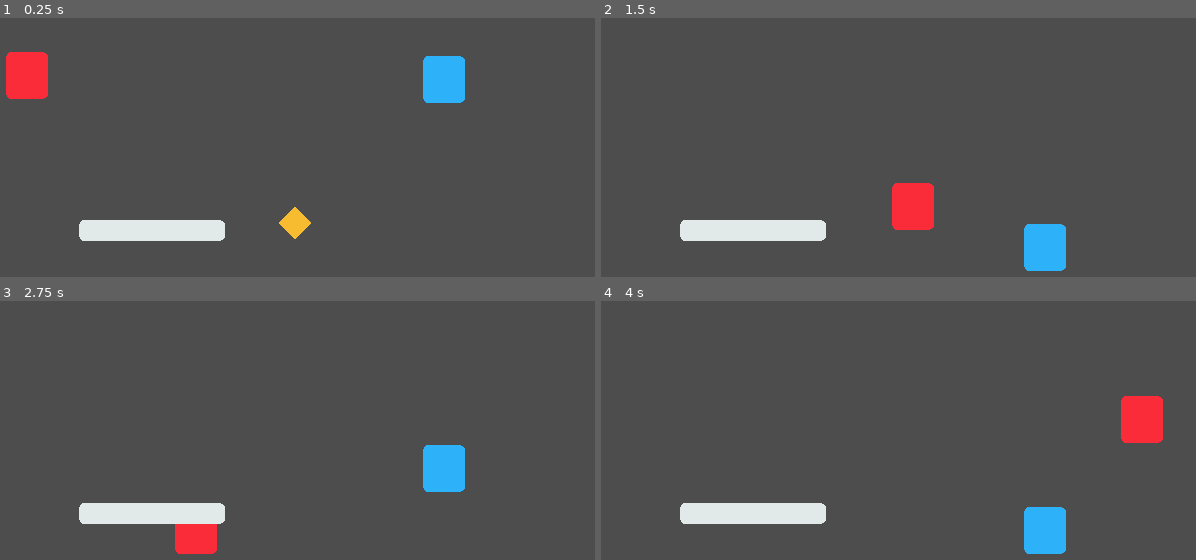
Above: before the commit, frames 1-4 (two rows, left to right).
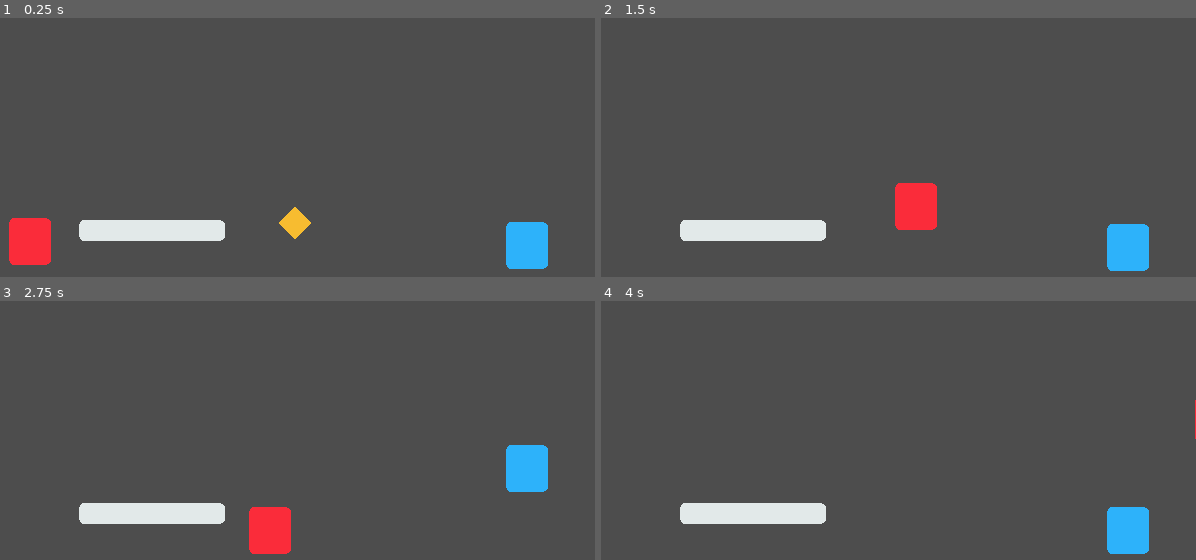
Above: after the commit, the same moments.

Repository: Juawo/PickGem
Game: Godot game, scene res://Scenes/node_2d.tscn
Same seed, same stepped clock (60 frames per second), same inputs: the game is played once before the commit and once after it.
Inputs:
- Up to frame 1 (0.25 s): no input
- Up to frame 2 (1.5 s): hold D (move_right_player1) from 0.53 s (still down); tap Left (move_left_player2) at 0.6 s; tap W (move_up_player1) at 0.77 s; tap Right (move_right_player2) at 1.35 s
- Up to frame 3 (2.75 s): tap W (move_up_player1) at 1.52 s; release D (move_right_player1) at 2.03 s; hold A (move_left_player1) from 2.03 s (still down); tap Up (move_up_player2) at 2.1 s
- Up to frame 4 (4 s): release A (move_left_player1) at 2.78 s; hold D (move_right_player1) from 2.78 s (still down); tap Left (move_left_player2) at 2.85 s; tap W (move_up_player1) at 3.02, 3.77 s; tap Right (move_right_player2) at 3.6 s

The runs differ from the first frame. In frame 1, 5.1% of the frame differs, in the area x 1-93%, y 13-97%; in frame 2, 2.7%; in frame 3, 4.6%; in frame 4, 3.8%.

Commit message:
Alterando configurações de tela para manter as proporções

Diff:
--- a/pickgemgame/Scenes/node_2d.tscn
+++ b/pickgemgame/Scenes/node_2d.tscn
@@ -16,13 +16,13 @@
 shape = SubResource("WorldBoundaryShape2D_l17ht")
 
 [node name="player_1" parent="." instance=ExtResource("1_u0rcb")]
-position = Vector2(72, 100)
+position = Vector2(75, 266)
 
 [node name="gem" parent="." instance=ExtResource("2_v3y50")]
 position = Vector2(340, 276)
 
 [node name="player_2" parent="." instance=ExtResource("3_bf46j")]
-position = Vector2(489, 128)
+position = Vector2(572, 294)
 
 [node name="one_way_plataform" parent="." instance=ExtResource("4_ot3y0")]
 position = Vector2(197, 284)
--- a/pickgemgame/project.godot
+++ b/pickgemgame/project.godot
@@ -24,6 +24,7 @@
 
 window/size/viewport_width=640
 window/size/viewport_height=360
+window/stretch/mode="canvas_items"
 
 [global_group]
 
